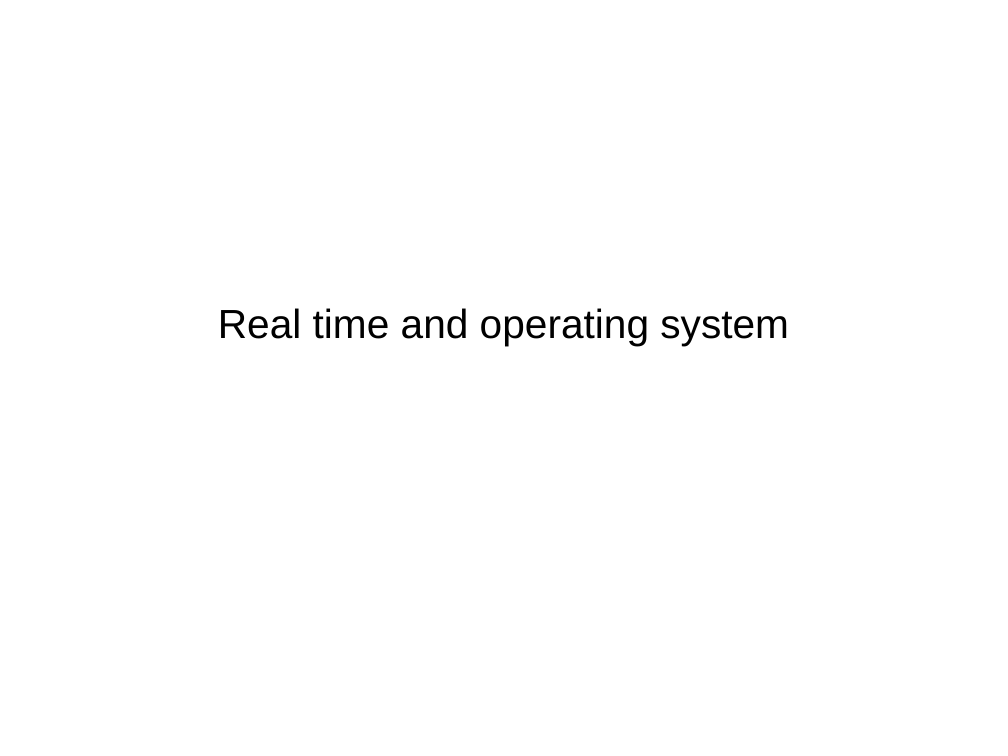
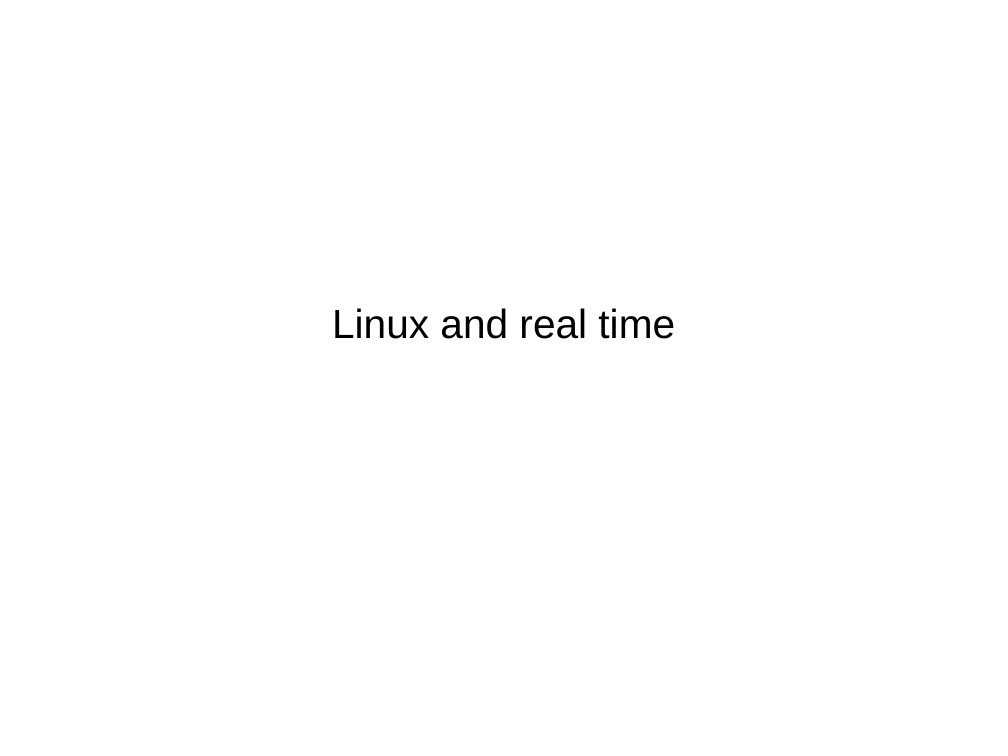
Before and after one commit to veltzer/demos-linux, a slide deck: slide 11 of doc/odp/realtime.odp (slide 13 before the commit). Drawn at 1008x756 pixels with LibreOffice and Linux fonts; fonts in the diff are those of the drawing. Boxes give left, top, right and bottom in pixels: in the first picture for what was removed or moved away, otherwise in the second. Text is boxed around its words. In the diff, an @@ line names an element or a change of style, - is before the commit and + after.

```diff
--- a/doc/odp/realtime.odp
+++ b/doc/odp/realtime.odp
@@ subtitle at bbox=[332, 308, 675, 339]: text changed @@
-Real time and operating system
+Linux and real time
```
Also in this commit, not shown: 6 other slides changed, 4 slides added, 1 other file.
